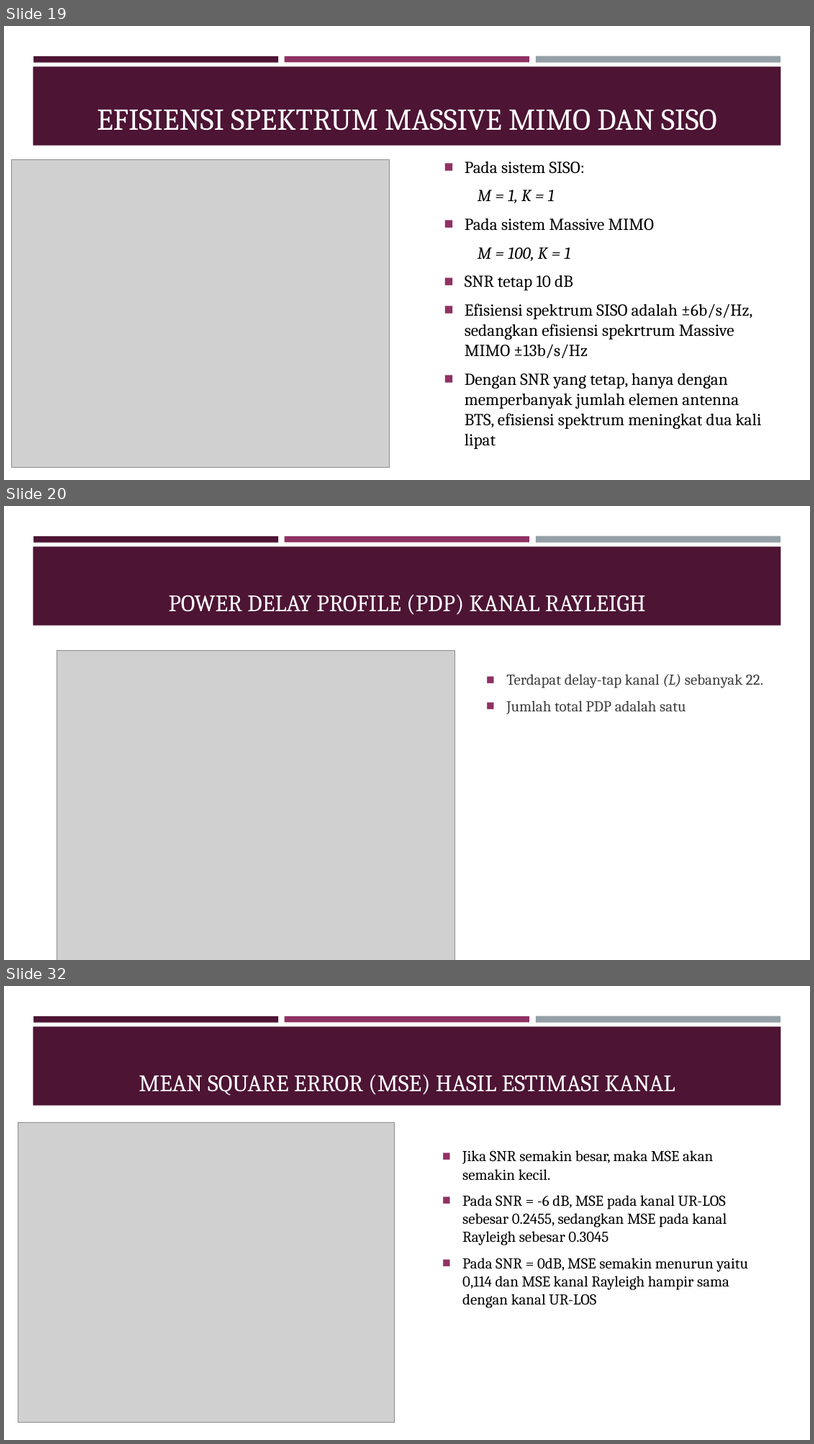
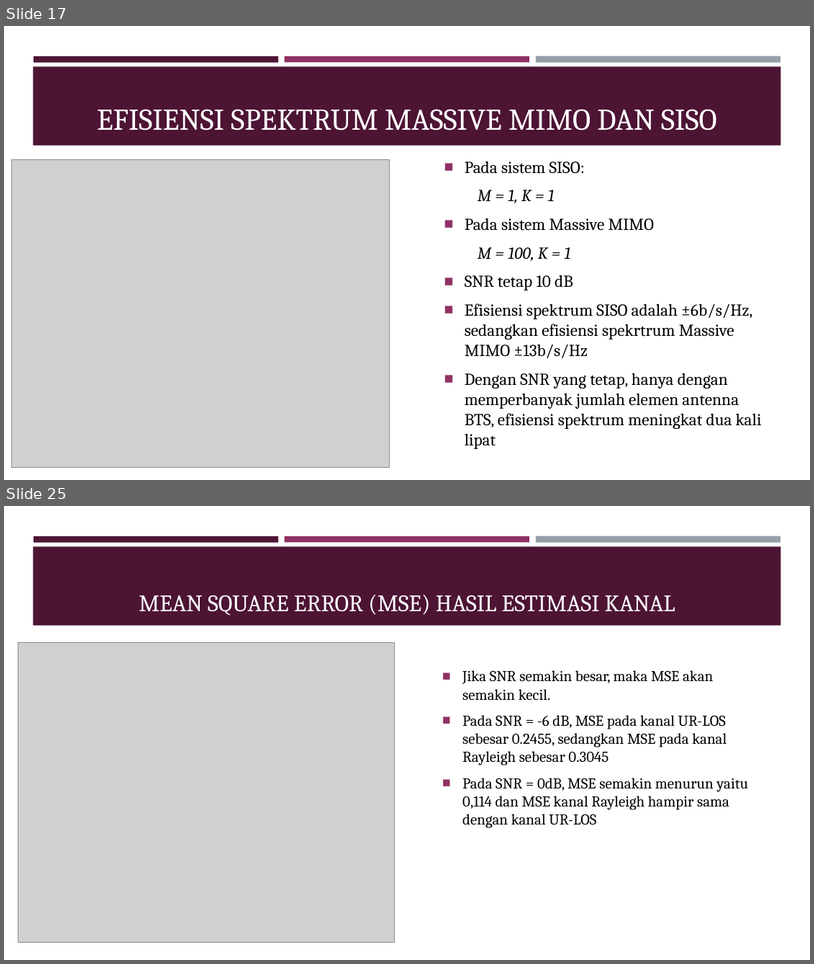
Before and after one commit to pudjamansyurin/al-massive-mimo, a slide deck: DOC/SIDANG TESIS/presentasi [Autosaved].pptx. Shown one above the other, each under a label of ours: slides 19, 20 and 32 before the commit, slides 17 and 25 after it; the slides between them are not shown. The pictures are 814x1444 and 814x964 pixels, drawn with LibreOffice and Linux fonts; fonts in the diff are those of the drawing; grey boxes stand for pictures. Boxes give left, top, right and bottom in pixels: in the first picture for what was removed or moved away, otherwise in the second. Text is boxed around its words. In the diff, an @@ line names an element or a change of style, - is before the commit and + after.

```diff
--- a/DOC/SIDANG TESIS/presentasi [Autosaved].pptx
+++ b/DOC/SIDANG TESIS/presentasi [Autosaved].pptx
@@ slide 20 removed at (4,506,810,960), background #FFFFFF; not listed: 4 template elements that a slide beside it also shows @@
@@ title removed at (169,595,646,615) @@
-POWER DELAY PROFILE (PDP) KANAL RAYLEIGH
@@ picture removed at (57,650,455,960) @@
@@ text removed at (507,674,764,714) @@
-■ Terdapat delay-tap kanal (L) sebanyak 22.
-■ Jumlah total PDP adalah satu
@@ what was slide 19 is now slide 17 @@
@@ what was slide 32 is now slide 25 @@
```
Also in this commit, not shown: 15 slides changed, 6 other slides removed, 4 other files.
